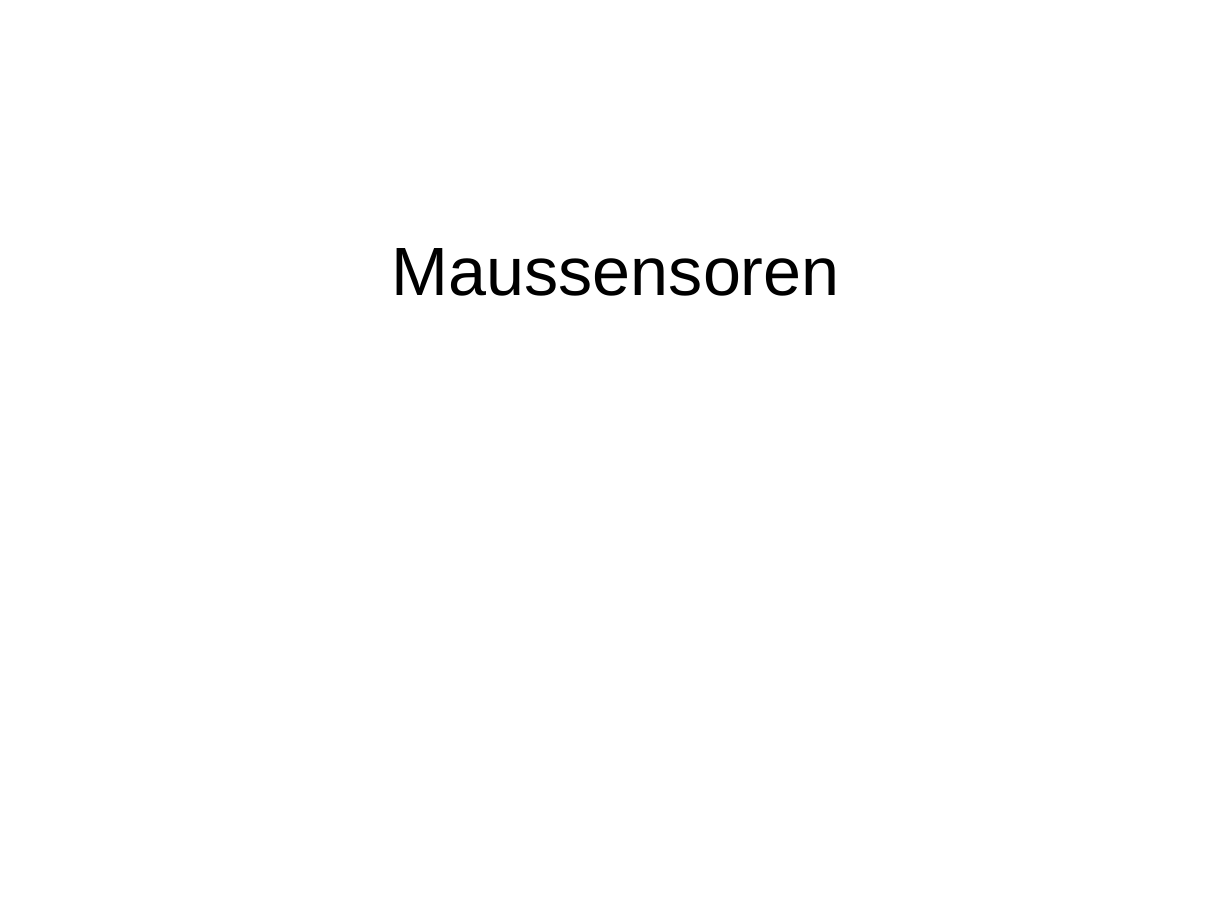
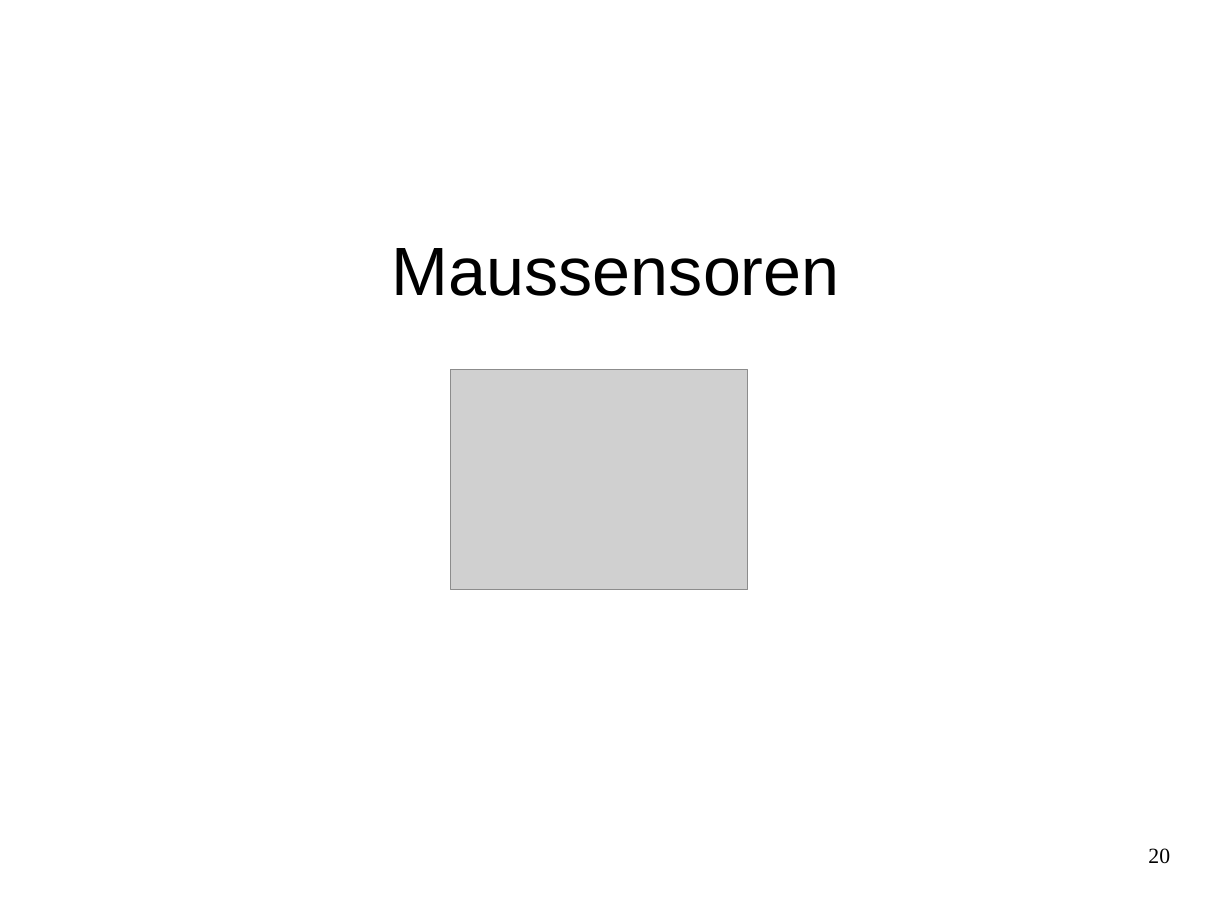
Before and after one commit to Smart-Minotaur/nxt_minotaur, a slide deck: slide 20 of doc/Präsentation.odp (slide 10 before the commit). Drawn at 1232x924 pixels with LibreOffice and Linux fonts; fonts in the diff are those of the drawing; grey boxes stand for pictures. Boxes give left, top, right and bottom in pixels: in the first picture for what was removed or moved away, otherwise in the second. Text is boxed around its words. In the diff, an @@ line names an element or a change of style, - is before the commit and + after.

```diff
--- a/doc/Präsentation.odp
+++ b/doc/Präsentation.odp
@@ picture added at (451, 369, 748, 590) @@
@@ page number added at (1148, 848, 1170, 864), 14 pt, text #000000 @@
+20
```
Also in this commit, not shown: 18 other slides changed, 6 slides added, 3 slides removed.
